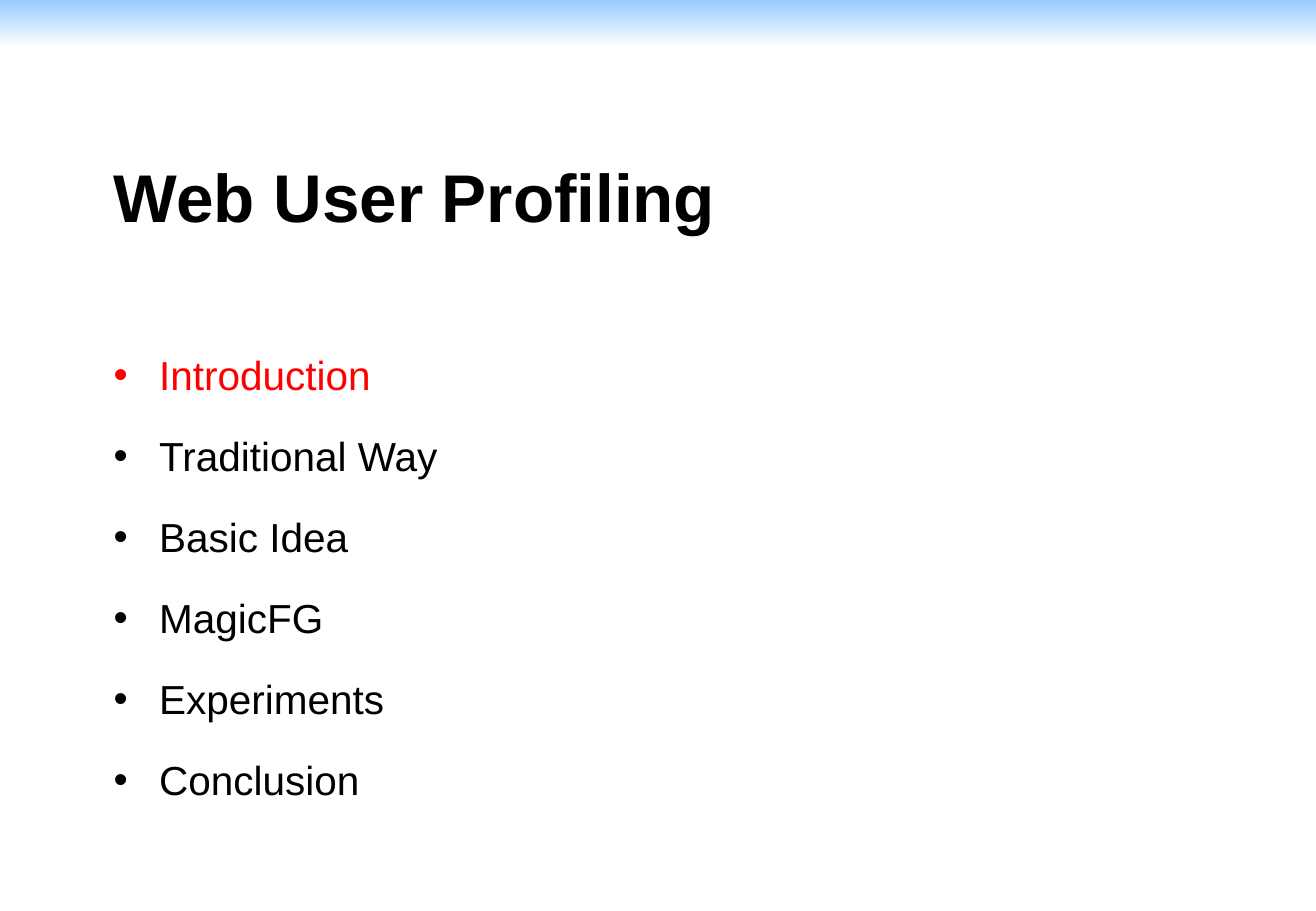
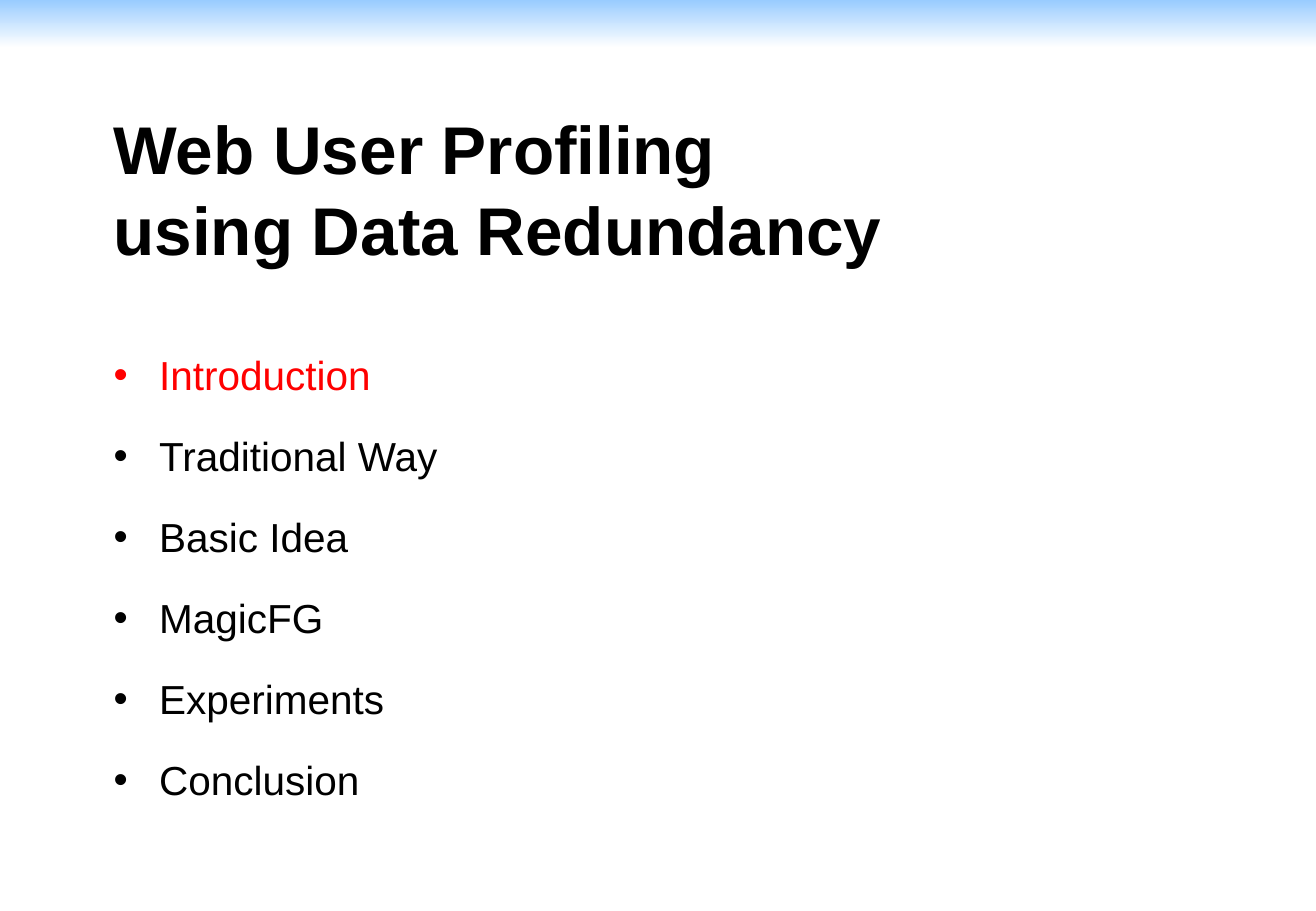
Before and after one commit to xgeric/public, a slide deck: slide 2 of ASONAM16/web-user-profiling.pptx. Drawn at 1316x911 pixels with LibreOffice and Linux fonts; fonts in the diff are those of the drawing; background and template pictures are left out. Boxes give left, top, right and bottom in pixels: in the first picture for what was removed or moved away, otherwise in the second. Text is boxed around its words. In the diff, an @@ line names an element or a change of style, - is before the commit and + after.

Commit message:
change title to web user profiling using data redundancy

```diff
--- a/ASONAM16/web-user-profiling.pptx
+++ b/ASONAM16/web-user-profiling.pptx
@@ text "Web User Profiling": place and size @@
-text "Web User Profiling" at (114,173,715,235)
+text "Web User Profiling" at (114,125,882,268)
@@ text at (114,206,882,268): paragraph added @@
+using Data Redundancy
```
Also in this commit, not shown: 6 other slides changed.
